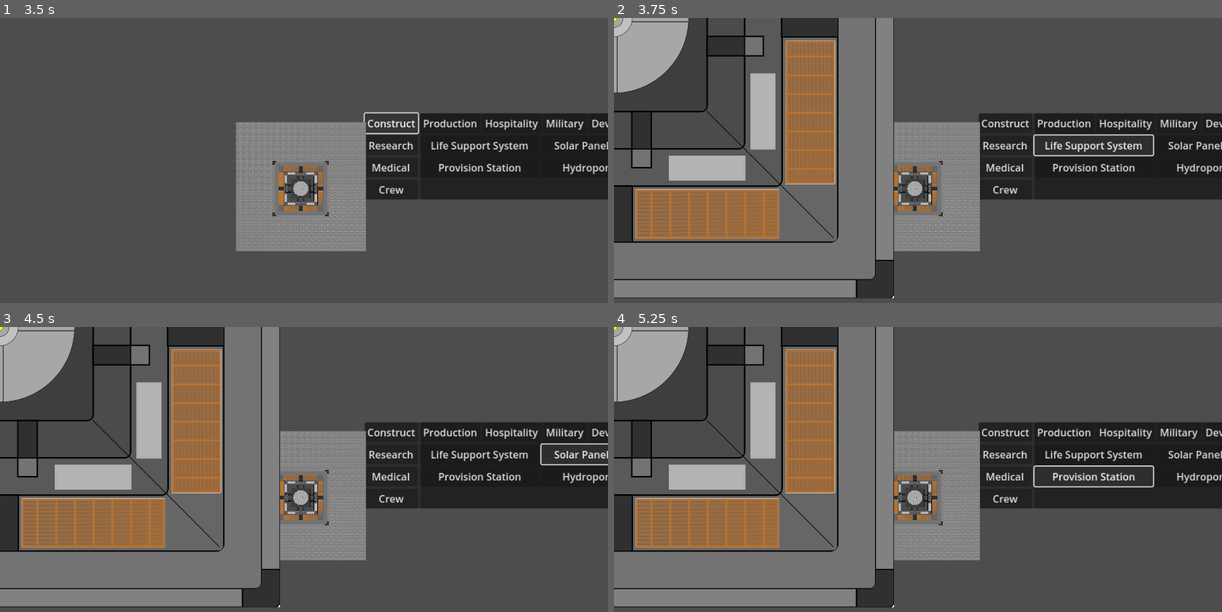
Above: before the commit, frames 1-4 (two rows, left to right).
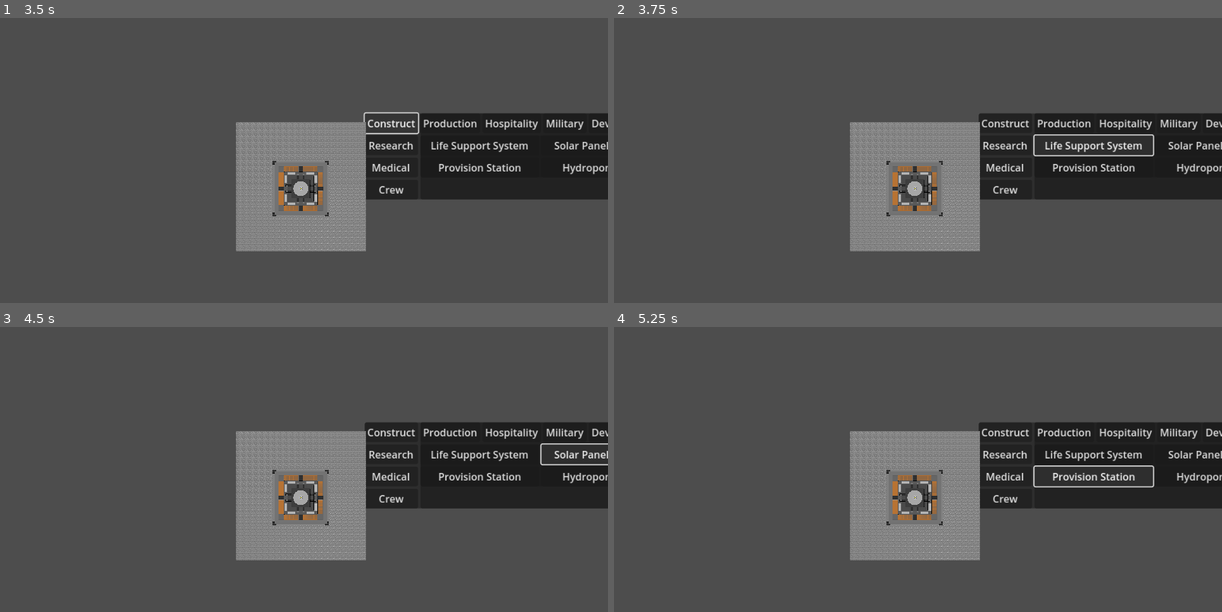
Above: after the commit, the same moments.

Repository: AxisTrotec/Astra
Game: Godot game, scene res://Scenes/World Generation/World Generation.tscn
Same seed, same stepped clock (60 frames per second), same inputs: the game is played once before the commit and once after it.
Inputs (mouse positions are in pixels of both pictures, inside the frame that each line leads up to):
- Up to frame 1 (3.5 s): tap Enter at 0.5, 2 s; drag from (304, 189) to (364, 114) at 0.52 s; tap Space at 1.25 s; drag from (182, 206) to (273, 257) at 1.27 s; move the mouse to (364, 114) at 2.02 s; hold Right 2.03-2.75 s; hold Ctrl 2.03-2.75 s; click (364, 114) at 2.17 s; click "Construct" at 2.75 s
- Up to frame 2 (3.75 s): click "Life Support System" at 3.5 s
- Up to frame 3 (4.5 s): click "Solar Panel System" at 4.25 s
- Up to frame 4 (5.25 s): click "Provision Station" at 5 s

Frame 1 is identical in both runs. In frame 2, 33% of the frame differs, in the area x 0-47%, y 0-99%; in frame 3, 33%; in frame 4, 33%.
Error after the commit: Invalid assignment of property or key 'position' with value of type 'Vector2' on a base object of type 'null instance'. (res://Scripts/Build_preview.gd:8)

Commit message:
Test

Diff:
--- a/Scenes/World Generation/World Generation.tscn
+++ b/Scenes/World Generation/World Generation.tscn
@@ -1,23 +1,12 @@
-[gd_scene load_steps=12 format=3 uid="uid://bh0tlyncvy41i"]
+[gd_scene load_steps=8 format=3 uid="uid://bh0tlyncvy41i"]
 
 [ext_resource type="Script" path="res://Scripts/World.gd" id="1_csb2j"]
 [ext_resource type="Script" path="res://Scripts/Camera2D.gd" id="2_ce041"]
 [ext_resource type="PackedScene" uid="uid://og4nfak4a8pw" path="res://Scenes/InfoPanel/counter_bar.tscn" id="2_esr7y"]
 [ext_resource type="PackedScene" uid="uid://ciwq1u7iktiiw" path="res://Scenes/InfoPanel/InfoPanel.tscn" id="2_pqhvx"]
-[ext_resource type="Texture2D" uid="uid://bf7g88qg60qsf" path="res://Art Assets/Assets/Moon_1.jpg" id="2_wjk1c"]
-[ext_resource type="PackedScene" uid="uid://ccxncict6cq11" path="res://Entities/HQ.tscn" id="4_cvp68"]
 [ext_resource type="PackedScene" uid="uid://dip1rvsm35qy2" path="res://Scenes/InfoPanel/build_panel.tscn" id="5_iogo4"]
-[ext_resource type="Script" path="res://Scripts/World Generation/TileMap.gd" id="7_dh57s"]
+[ext_resource type="PackedScene" uid="uid://barbc8iykmbx4" path="res://Scenes/World Generation/world_generation.tscn" id="6_dedit"]
 [ext_resource type="Script" path="res://Scripts/Build_preview.gd" id="9_arw4f"]
-
-[sub_resource type="TileSetAtlasSource" id="TileSetAtlasSource_b4qke"]
-texture = ExtResource("2_wjk1c")
-texture_region_size = Vector2i(64, 64)
-0:0/0 = 0
-
-[sub_resource type="TileSet" id="1"]
-tile_size = Vector2i(64, 64)
-sources/0 = SubResource("TileSetAtlasSource_b4qke")
 
 [node name="World" type="Node2D"]
 script = ExtResource("1_csb2j")
@@ -49,13 +38,7 @@
 offset_right = 287.0
 offset_bottom = 439.0
 
-[node name="WorldGeneration" type="TileMap" parent="."]
-tile_set = SubResource("1")
-format = 2
-script = ExtResource("7_dh57s")
-
-[node name="HQ" parent="." instance=ExtResource("4_cvp68")]
-position = Vector2(0, -2)
+[node name="WorldGeneration" parent="." instance=ExtResource("6_dedit")]
 
 [node name="Build_preview" type="CanvasLayer" parent="."]
 script = ExtResource("9_arw4f")
--- /dev/null
+++ b/Scenes/World Generation/world_generation.tscn
@@ -0,0 +1,24 @@
+[gd_scene load_steps=6 format=3 uid="uid://barbc8iykmbx4"]
+
+[ext_resource type="Texture2D" uid="uid://bf7g88qg60qsf" path="res://Art Assets/Assets/Moon_1.jpg" id="1_iels0"]
+[ext_resource type="Script" path="res://Scripts/World Generation/TileMap.gd" id="2_m8k84"]
+[ext_resource type="PackedScene" uid="uid://ccxncict6cq11" path="res://Entities/HQ.tscn" id="3_nidvb"]
+
+[sub_resource type="TileSetAtlasSource" id="TileSetAtlasSource_b4qke"]
+texture = ExtResource("1_iels0")
+texture_region_size = Vector2i(64, 64)
+0:0/0 = 0
+
+[sub_resource type="TileSet" id="1"]
+tile_size = Vector2i(64, 64)
+sources/0 = SubResource("TileSetAtlasSource_b4qke")
+
+[node name="WorldGeneration" type="TileMap"]
+tile_set = SubResource("1")
+format = 2
+script = ExtResource("2_m8k84")
+
+[node name="Facilities" type="Node2D" parent="."]
+
+[node name="HQ" parent="Facilities" instance=ExtResource("3_nidvb")]
+position = Vector2(0, -2)
--- a/Scripts/Build_preview.gd
+++ b/Scripts/Build_preview.gd
@@ -1,19 +1,23 @@
 extends CanvasLayer
 
+var preloadSprite = preload("res://Entities/HQ.tscn")
 
 func set_build_preview(type, mouse_pos):
-	var drag = load("res://Entities/HQ.tscn").instantiate()
-	drag.set_name("DragPreview")
-#	drag.modulate = Color("54ffc")
+	var facility = preloadSprite.instantiate()
 
-	var control = Control.new()
-	control.add_child(drag, true)
-	control.position = mouse_pos
-	control.set_name("Preview")
-	add_child(control, true)
-	move_child(get_node("Preview"), 0)
+	get_child(0).position = Vector2(mouse_pos.x, mouse_pos.y)
+
+#	facility.set_name("DragPreview")
+##	drag.modulate = Color("54ffc")
+#
+#	var control = Control.new()
+#	control.add_child(facility, true)
+#	control.position = mouse_pos
+#	control.set_name("Preview")
+#	add_child(control, true)
+#	move_child(get_node("Preview"), 0)
 
 func update_tower_preview(new_pos, color):
-	get_node("Preview").position = new_pos
+	pass
 #	if get_node("Preview/DragPreview").modulate != Color(color):
 #		get_node("Preview/DragPreview").modulate = Color(color)
--- a/Scripts/World Generation/TileMap.gd
+++ b/Scripts/World Generation/TileMap.gd
@@ -4,7 +4,7 @@
 
 @export var width = 64
 @export var height = 64
-@onready var HQ = get_parent().get_child(2)
+@onready var HQ = $"Facilities/HQ"
 var temperature = FastNoiseLite.new()
 var altitude = FastNoiseLite.new()
 var moisture = FastNoiseLite.new()
--- a/Scripts/World.gd
+++ b/Scripts/World.gd
@@ -29,7 +29,7 @@
 
 	map_node = get_node("WorldGeneration")
 	for i in get_tree().get_nodes_in_group("facilities"):
-		i.button_down.connect(initiate_build_mode.bind(i.get_text()))
+		i.pressed.connect(initiate_build_mode.bind(i.get_text()))
 
 func _process(delta):
 	if build_mode:
@@ -51,7 +51,7 @@
 	if build_valid:
 		var new_facility = load("res://Entities/HQ.tscn").instantiate()
 		new_facility.position = build_location
-		map_node.get_node()
+		map_node.get_node("Facilities").add_child(new_facility, true)
 
 func _on_timer_timeout() -> void:
 	#Energy Rate
